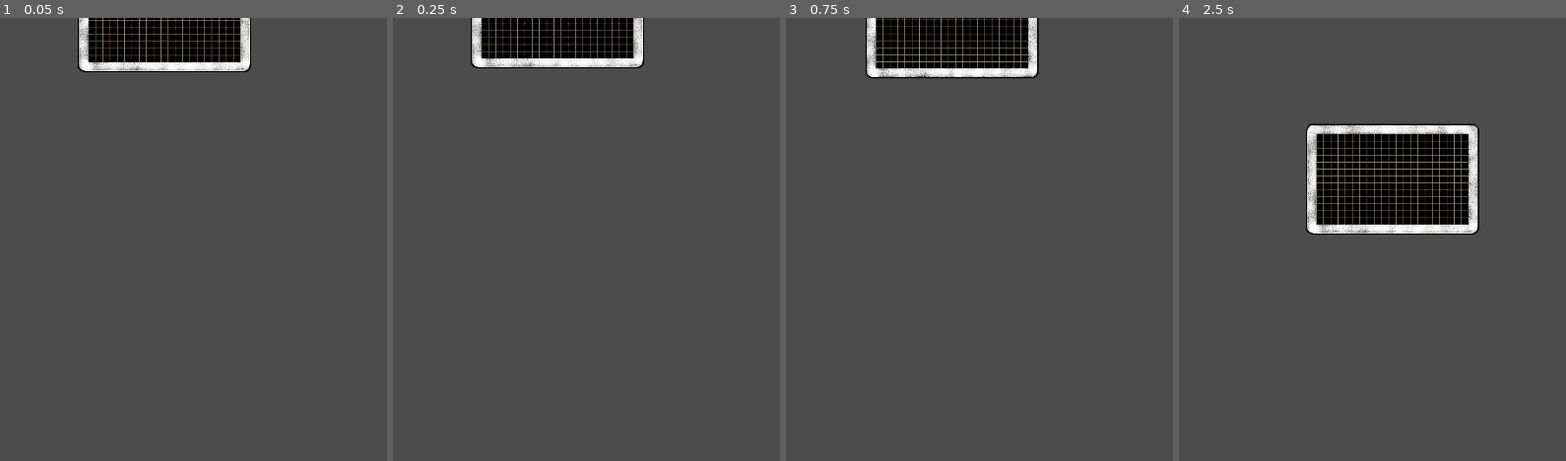
Above: before the commit, frames 1-4 (left to right).
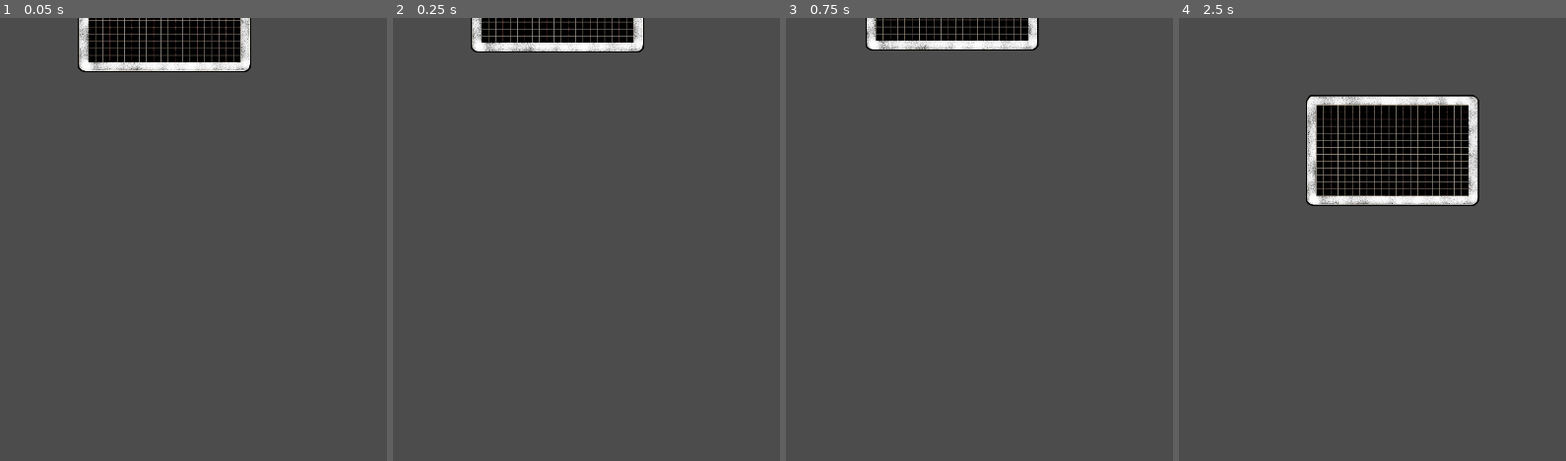
Above: after the commit, the same moments.

Repository: Giildo/game-jam-2023
Game: Godot game, scene res://main.tscn
Two runs of this game, one before a commit and one after it. Both use one fixed random seed, a clock stepped at 60 frames per second and the inputs below. Before the commit the project has no main scene; this scene is started directly in both runs. The engine's default icon, where the game draws it, is replaced by a stand-in: a white triangle on a blue panel in a dark square.
Inputs:
- Up to frame 1 (0.05 s): no input
- Up to frame 2 (0.25 s): no input
- Up to frame 3 (0.75 s): hold Right (p1_right) from 0.53 s (still down)
- Up to frame 4 (2.5 s): release Right (p1_right) at 1.28 s; hold Left (p1_left) 1.28-2.03 s; hold Right (p1_right) from 2.03 s (still down)

Frame 1 is identical in both runs. In frame 2, 3.2% of the frame differs, in the area x 20-65%, y 0-12%; in frame 3, 3.9%; in frame 4, 9.1%, in the area x 32-78%, y 17-49%.

Commit message:
Fix the screen size bug

Diff:
--- a/camera/smooth_camera.gd
+++ b/camera/smooth_camera.gd
@@ -3,5 +3,5 @@
 var scroll_offset = 0.0
 
 func _on_Timer_timeout():
-	var height = get_viewport().size.y - $HeightEstimator.get_tower_distance_from_top()
-	position.y = -height - 500
+	var height = 1080 - $HeightEstimator.get_tower_distance_from_top()
+	position.y = -height + 200
--- a/project.godot
+++ b/project.godot
@@ -33,6 +33,7 @@
 [application]
 
 config/name="Gam jam"
+run/main_scene="res://main.tscn"
 config/icon="res://icon.png"
 
 [display]
--- a/spawner.gd
+++ b/spawner.gd
@@ -60,7 +60,6 @@
 }
 
 func _init(characterType, nb: int, player_index):
-	print(characterType, nb, player_index)
 	type = characterType
 	self.nb = nb
 	self.player_index = player_index
@@ -71,7 +70,6 @@
 	var proba: float = 0
 	for bloc_settings in blocs_scenes[type]:
 		proba = bloc_settings.proba
-		print(range_nb, proba)
 		if range_nb <= proba:
 			return  bloc_settings.bloc.instance()
 
@@ -90,7 +88,6 @@
 		(get_viewport().size.x * (player_index + 1)) / (nb + 1),
 		 -get_viewport().canvas_transform.origin.y
 	)
-	print(get_viewport().canvas_transform)
 	randomize()
 	current_block = get_block(rand_range(0, 10))
 	current_block.position = spawn_position
